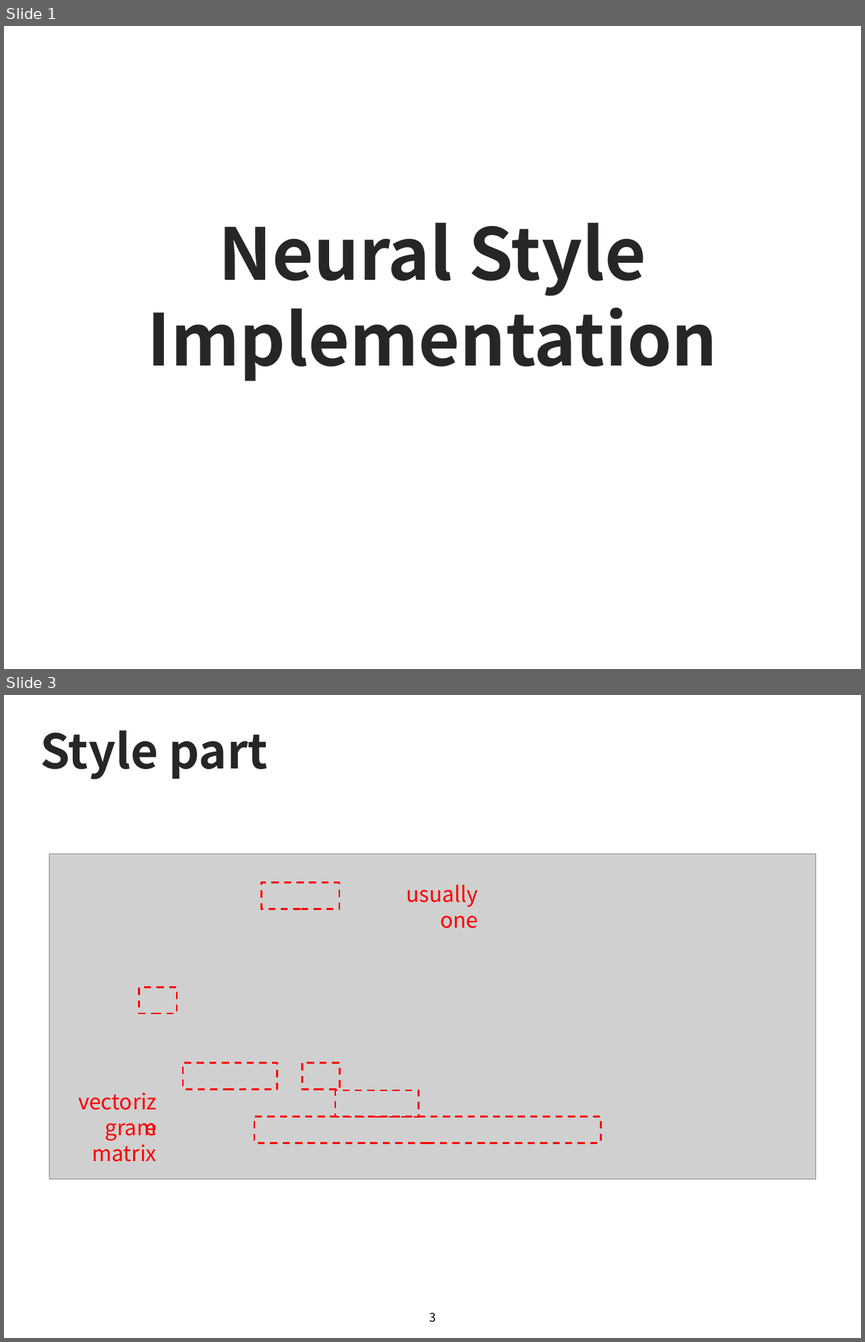
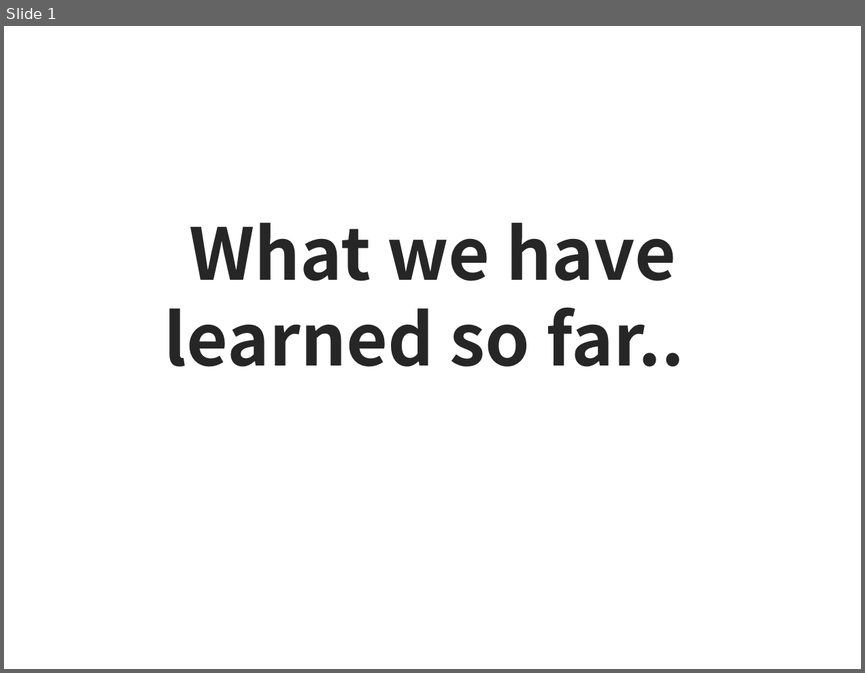
Before and after one commit to sjchoi86/Deep-Learning-101, a slide deck: lecture_notes/Week6-2e What we have learned.pptx. Shown one above the other, each under a label of ours: slides 1 and 3 before the commit, slide 1 after it; the slides between them are not shown. The pictures are 865x1342 and 865x673 pixels, drawn with LibreOffice and Linux fonts; fonts in the diff are those of the drawing; grey boxes stand for pictures. Boxes give left, top, right and bottom in pixels: in the first picture for what was removed or moved away, otherwise in the second. Text is boxed around its words. In the diff, an @@ line names an element or a change of style, - is before the commit and + after.

```diff
--- a/lecture_notes/Week6-2e What we have learned.pptx
+++ b/lecture_notes/Week6-2e What we have learned.pptx
@@ slide 3 removed at [4,695,861,1338], background #FFFFFF @@
@@ title removed at [40,730,268,779] @@
-Style part
@@ picture removed at [50,853,816,1178] @@
@@ rectangle removed at [262,883,340,909] @@
@@ text removed at [407,885,478,928] @@
-usually one
@@ rectangle removed at [139,987,177,1014] @@
@@ rectangle removed at [183,1063,277,1089] @@
@@ rectangle removed at [302,1063,340,1089] @@
@@ text removed at [60,1084,165,1118] @@
-vectorize
@@ rectangle removed at [336,1090,419,1117] @@
@@ text removed at [92,1123,157,1161] @@
-gram matrix
@@ rectangle removed at [254,1117,600,1143] @@
@@ page number removed at [429,1312,436,1322] @@
-3
@@ slide 1 changed as well @@
@@ text at [164,223,684,367]: text changed @@
-Neural Style Implementation
+What we have learned so far..
```
Also in this commit, not shown: 7 slides added, 6 other slides removed, 2 other files.
